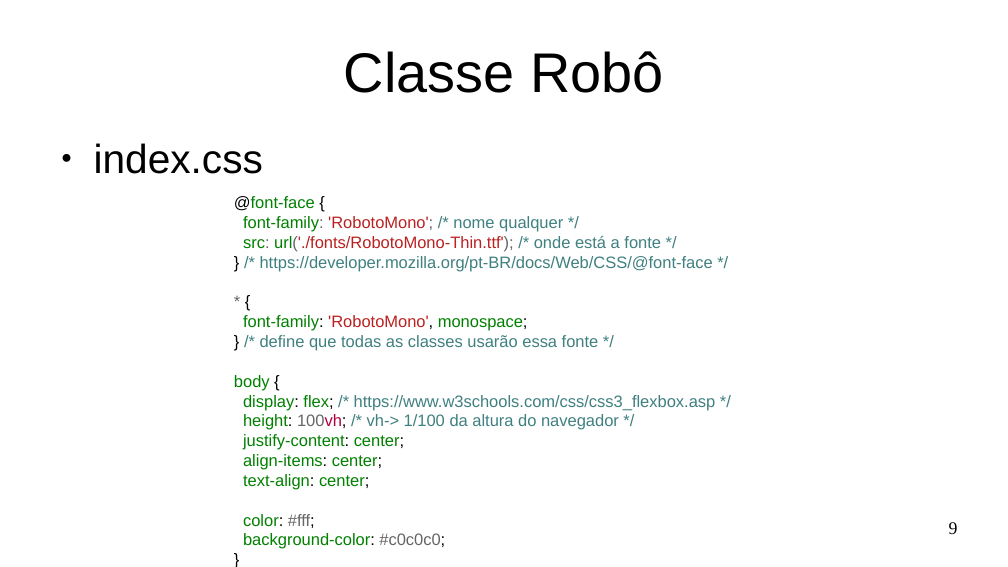
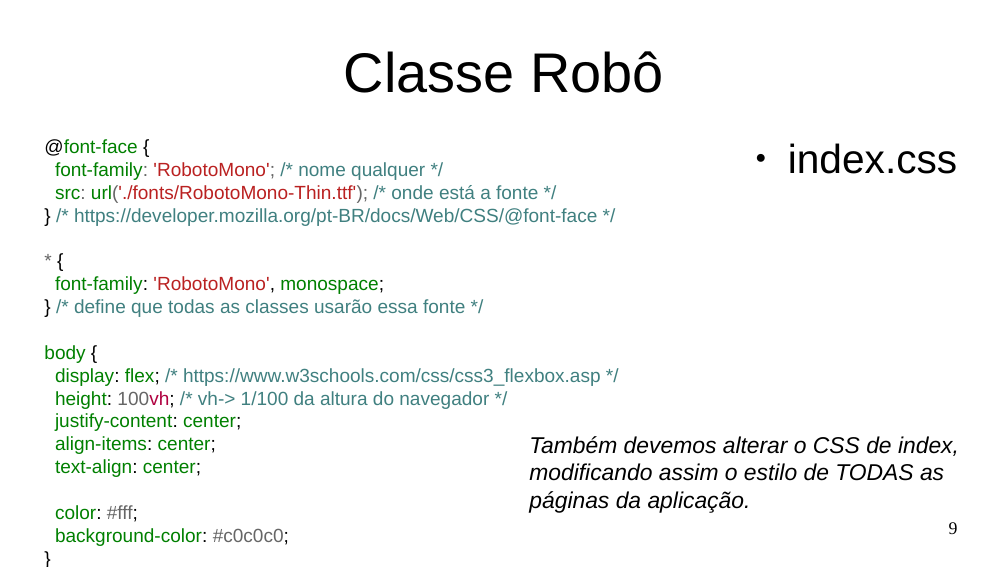
Before and after one commit to Marques-Dev/WEB_2020-1, a slide deck: slide 9 of SLIDES/aula02.odp. Drawn at 1008x567 pixels with LibreOffice and Linux fonts; fonts in the diff are those of the drawing. Boxes give left, top, right and bottom in pixels: in the first picture for what was removed or moved away, otherwise in the second. Text is boxed around its words. In the diff, an @@ line names an element or a change of style, - is before the commit and + after.

```diff
--- a/SLIDES/aula02.odp
+++ b/SLIDES/aula02.odp
@@ text "@font-face {": place and size @@
-text "@font-face {" at box(234, 196, 716, 549)
+text "@font-face {" at box(44, 139, 601, 546)
@@ text "@font-face {" at box(44, 139, 601, 546): size 13 to 15 pt @@
@@ text "index.css" at box(788, 143, 957, 174): alignment left to right @@
@@ text added at box(529, 436, 959, 513), 18 pt, text #000000, italic @@
+Também devemos alterar o CSS de index,
+modificando assim o estilo de TODAS as
+páginas da aplicação.
```
Also in this commit, not shown: 14 other slides changed, 1 slide added, 1 slide removed, 3 other files.
